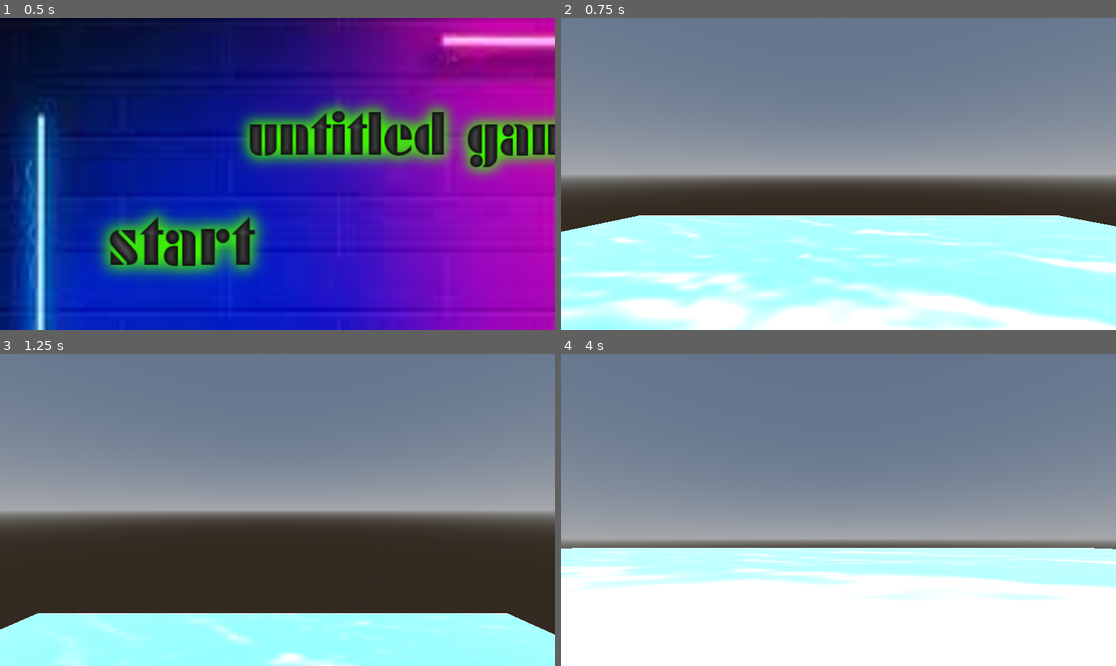
Above: before the commit, frames 1-4 (two rows, left to right).
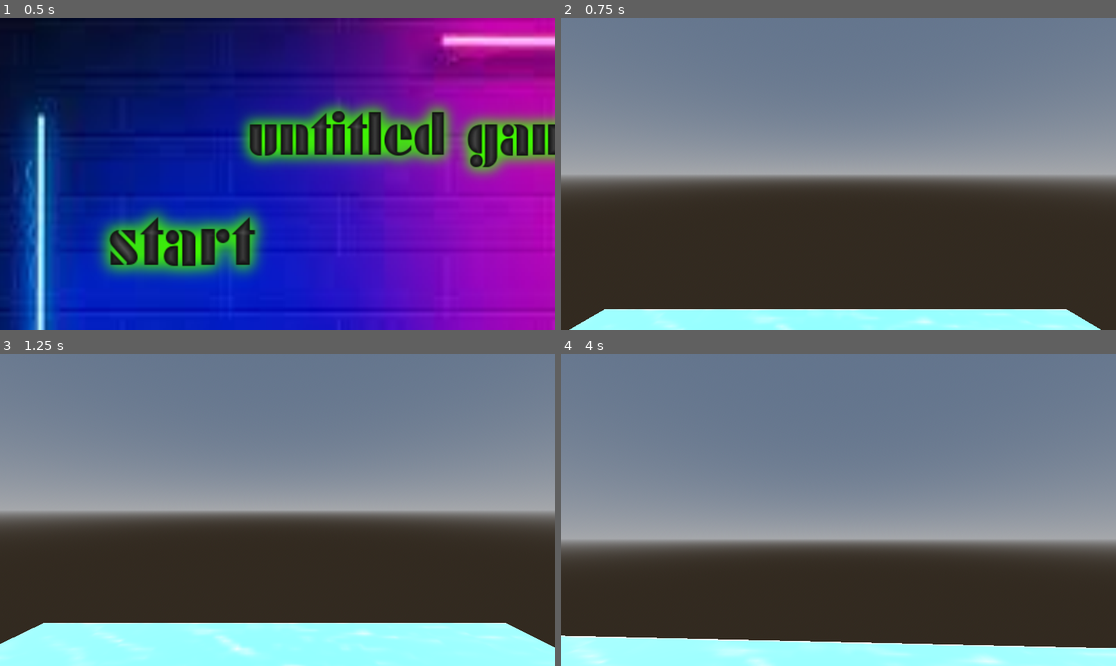
Above: after the commit, the same moments.

Repository: JoukePouke/Game-off-2023
Game: Godot game, scene res://Assets/Scenes/MainMenu.tscn
Two runs of this game, one before a commit and one after it. Both use one fixed random seed, a clock stepped at 60 frames per second and the inputs below.
Inputs (mouse positions are in pixels of both pictures, inside the frame that each line leads up to):
- Up to frame 1 (0.5 s): no input
- Up to frame 2 (0.75 s): click (744, 242) at 0.5 s
- Up to frame 3 (1.25 s): no input
- Up to frame 4 (4 s): tap Enter (ui_accept) at 1.25, 1.52, 2.27, 3.77 s; move the mouse to (866, 510) at 1.27 s; hold W (up) from 1.28 s (still down); tap F at 1.35, 3.6 s; click (866, 510) at 1.42 s; move the mouse to (810, 510) at 2.02 s; tap Shift at 2.1 s; move the mouse to (849, 503) at 2.77 s; hold E 2.78-3.53 s; move the mouse to (832, 516) at 3.52 s; click (832, 516) at 3.67 s

Frame 1 is identical in both runs. In frame 2, 36% of the frame differs, in the area x 0-100%, y 63-100%; in frame 3, 4.3%; in frame 4, 38%, in the area x 0-100%, y 62-100%.

Commit message:
add boxes

Diff:
--- a/Assets/Scenes/MainLevel.tscn
+++ b/Assets/Scenes/MainLevel.tscn
@@ -59,7 +59,8 @@
 shape = SubResource("ConcavePolygonShape3D_0e0y8")
 
 [node name="Player" parent="." instance=ExtResource("2_6bn0e")]
-transform = Transform3D(1, 0, 0, 0, 1, 0, 0, 0, 1, -0.875956, 2.23731, 1.23353)
+transform = Transform3D(1, 0, 0, 0, 1, 0, 0, 0, 1, -0.100833, 7.05775, 0.188334)
+safe_margin = 0.216
 
 [node name="OmniLight3D" type="DirectionalLight3D" parent="."]
 transform = Transform3D(1, 0, 0, 0, 0.821816, 0.569753, 0, -0.569753, 0.821816, 0, 13.5715, 15.1227)
@@ -71,4 +72,24 @@
 [node name="respawn" type="Marker3D" parent="."]
 transform = Transform3D(1, 0, 0, 0, 1, 0, 0, 0, 1, 0, 6.06272, 0)
 
+[node name="CSGBox3D" type="CSGBox3D" parent="."]
+transform = Transform3D(1, 0, 0, 0, 1, 0, 0, 0, 1, 0, 3.53456, 0)
+use_collision = true
+size = Vector3(2, 2, 2)
+
+[node name="CSGBox3D2" type="CSGBox3D" parent="."]
+transform = Transform3D(1, 0, 0, 0, 1, 0, 0, 0, 1, 0, 3.53456, 4.99224)
+use_collision = true
+size = Vector3(2, 2, 2)
+
+[node name="CSGBox3D3" type="CSGBox3D" parent="."]
+transform = Transform3D(1, 0, 0, 0, 1, 0, 0, 0, 1, 5.00839, 3.53456, 4.99224)
+use_collision = true
+size = Vector3(2, 2, 2)
+
+[node name="CSGBox3D4" type="CSGBox3D" parent="."]
+transform = Transform3D(1, 0, 0, 0, 1, 0, 0, 0, 1, 5.00839, 3.53456, 0.0658727)
+use_collision = true
+size = Vector3(2, 2, 2)
+
 [connection signal="body_entered" from="MeshInstance3D/StaticBody3D" to="MeshInstance3D" method="_on_body"]
